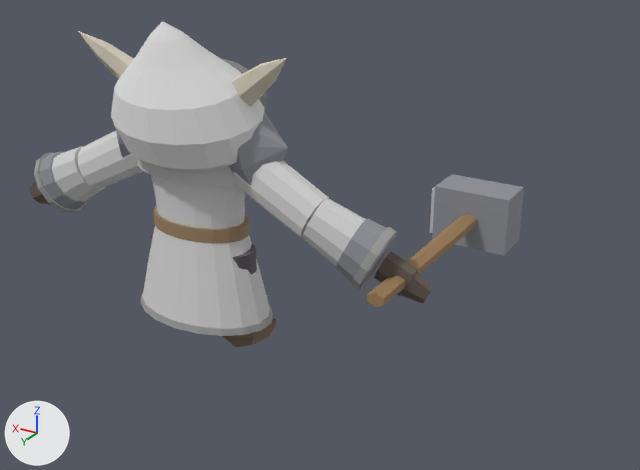
The glTF model art/minions/super/export/super.glb as it was, and as the next commit left it.
The view is the same before and after, from a 50 mm camera at (-2.54, 3.11, 2.25) aimed at (-0.5, -0.29, 0.55). The axes (+X, +Y, +Z) are drawn at lower left. The lights are the same throughout. The first picture is the older version.

Names of what the first picture shows: 'super'.
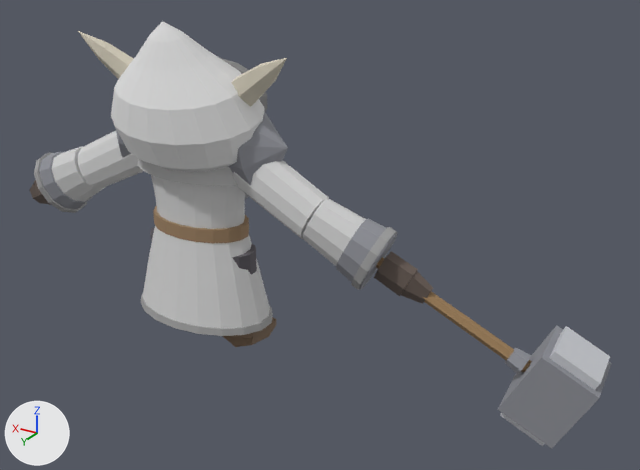
What the commit changed:
me_super is used by ob_super; location (0.0, 0.0, 0.0).
me_super had 1095 vertices, 2026 faces and spanned x -1.26..1.21, y -1.0..0.32, z -0.02..1.6.
me_super now has 1139 vertices, 2098 faces and spans x -1.96..1.21, y -0.26..0.32, z -0.03..1.6.
me_super part 1: a new loose piece, an icosphere of 20 faces spanning x -1.643..-1.541, y -0.134..-0.034, z 0.238..0.341, in mat_metal.
me_super part 2: the loose piece of 8 vertices spanning x -1.26..-0.87, y -1.0..-0.79, z 0.42..0.71 is deleted.
me_super part 3: the loose piece of 8 vertices spanning x -0.9..-0.85, y -0.98..-0.81, z 0.45..0.69 is deleted.
Part 4, on me_super:
12 vertices are removed from x -1.11..-1.02, y -0.82..0.22, z 0.53..0.6.
20 faces are deleted.
42 vertices are added at x -1.96..-0.92, y -0.25..0.05, z -0.03..0.66.
6 new vertices lie (0.19, 0.02, 0.1) away from vertices in x -1.94..-1.74, y -0.21..0.0, z -0.03..0.35.
40 new faces join them, mat_cloth.
36 new faces join them, mat_metal.
Other edits to the shape of me_super do not show in these pictures.

Where the change shows, as pixel boxes [x1, y1, x2, y2] in the pictures (640 x 470 px):
'super', reshaped (18% wider, 31% taller)
    before: [30, 21, 524, 347]
    after: [30, 21, 611, 448]
part 1 of me_super, added
    after: [505, 348, 531, 374]
part 2 of me_super, deleted
    before: [432, 174, 524, 255]
part 3 of me_super, deleted
    before: [430, 187, 435, 233]
part 4 of me_super, built on
    before: [367, 214, 477, 307]
    after: [376, 257, 611, 448]
